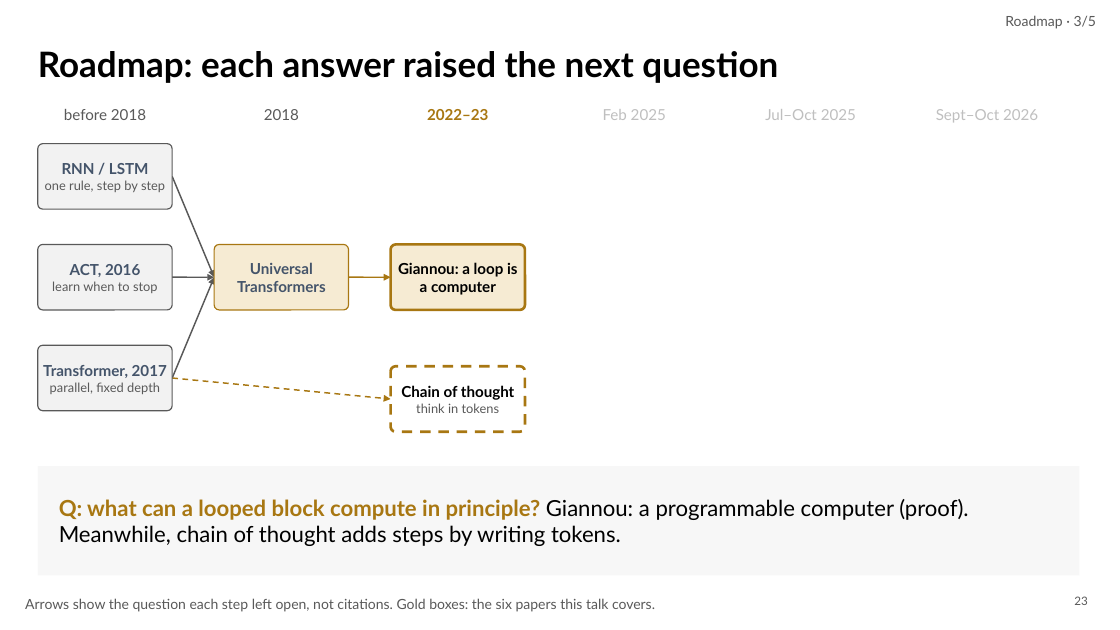
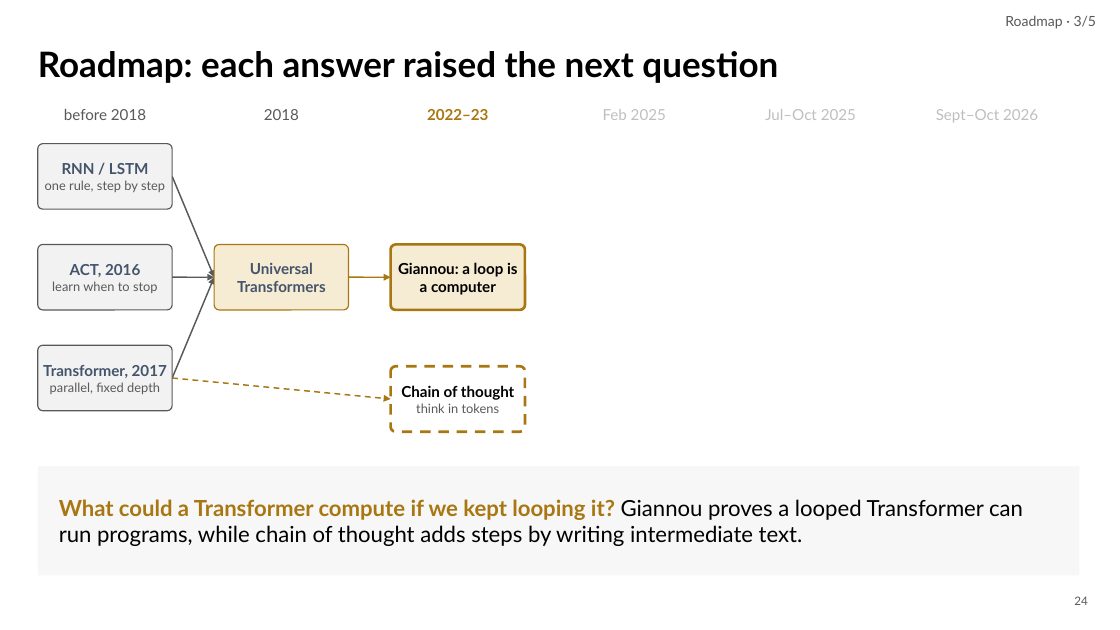
Before and after one commit to irregular6612/agi-hw2, a slide deck: slide 24 of build/out/looped-transformers.pptx (slide 23 before the commit). Drawn at 1120x630 pixels with LibreOffice and Linux fonts; fonts in the diff are those of the drawing. Boxes give left, top, right and bottom in pixels: in the first picture for what was removed or moved away, otherwise in the second. Text is boxed around its words. In the diff, an @@ line names an element or a change of style, - is before the commit and + after.

```diff
--- a/build/out/looped-transformers.pptx
+++ b/build/out/looped-transformers.pptx
@@ text at <box>59,499,1023,546</box>: text changed @@
-Q: what can a looped block compute in principle? Giannou: a programmable computer (proof). Meanwhile, chain of thought adds steps by writing tokens.
+What could a Transformer compute if we kept looping it? Giannou proves a looped Transformer can run programs, while chain of thought adds steps by writing intermediate text.
@@ text removed at <box>25,598,655,612</box> @@
-Arrows show the question each step left open, not citations. Gold boxes: the six papers this talk covers.
@@ page number at <box>1074,596,1087,605</box>: text changed @@
-23
+24
```
Also in this commit, not shown: 41 other slides changed, 15 slides added, 5 slides removed, 31 other files.
